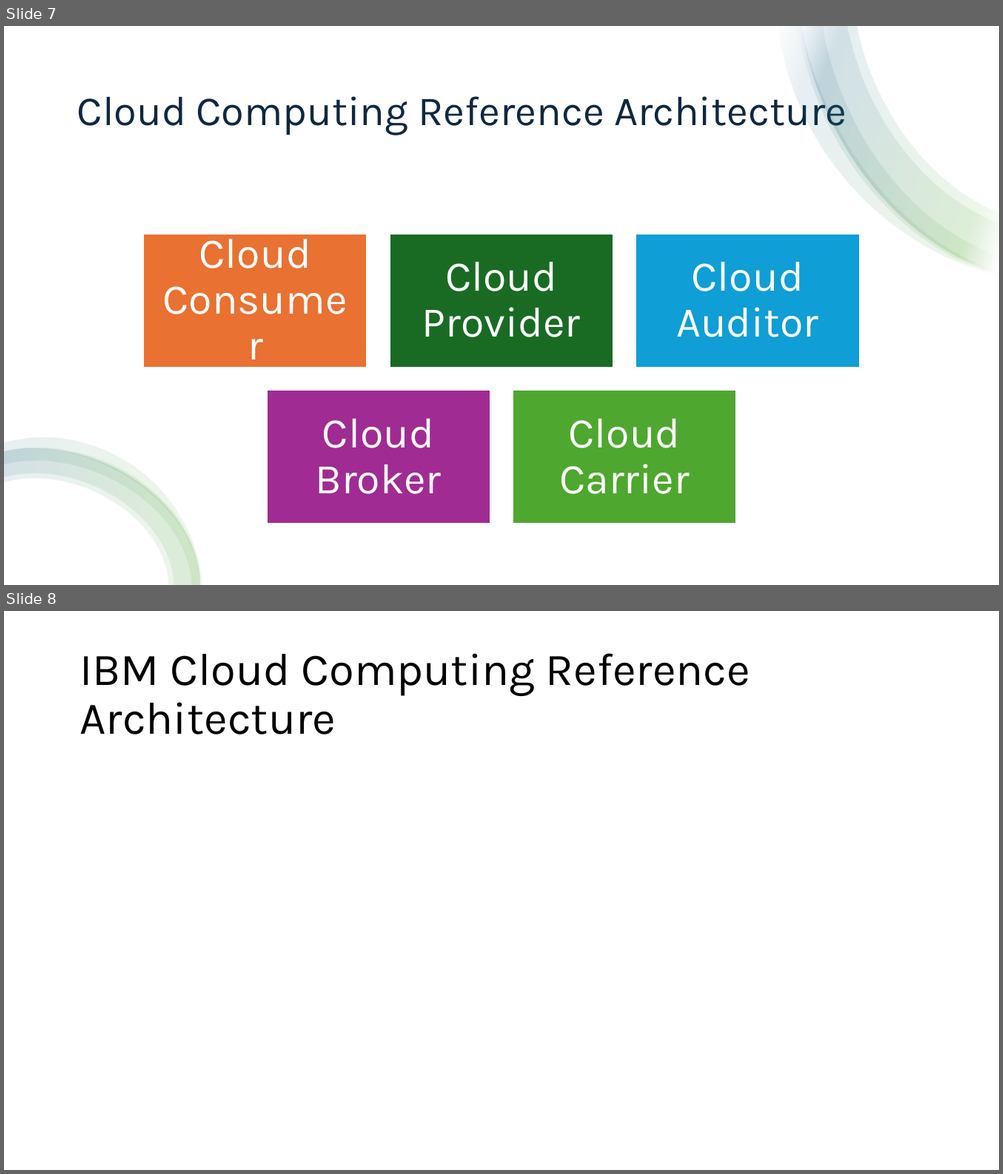
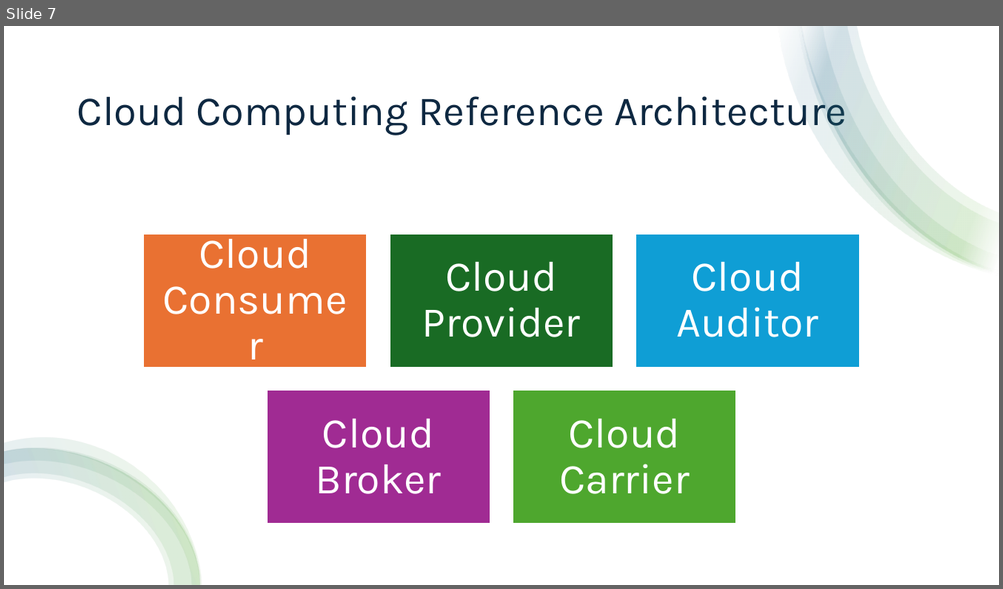
Before and after one commit to sarithdm/Cloud-Computing, a slide deck: Presentation1.pptx. Shown one above the other, each under a label of ours: slides 7 and 8 before the commit, slide 7 after it. The pictures are 1003x1174 and 1003x589 pixels, drawn with LibreOffice and Linux fonts; fonts in the diff are those of the drawing. Boxes give left, top, right and bottom in pixels: in the first picture for what was removed or moved away, otherwise in the second. Text is boxed around its words. In the diff, an @@ line names an element or a change of style, - is before the commit and + after.

```diff
--- a/Presentation1.pptx
+++ b/Presentation1.pptx
@@ slide 8 removed at [4, 611, 999, 1170], background #FFFFFF @@
@@ title removed at [79, 653, 750, 735] @@
-IBM Cloud Computing Reference Architecture
```
Also in this commit, not shown: 5 other slides removed.
